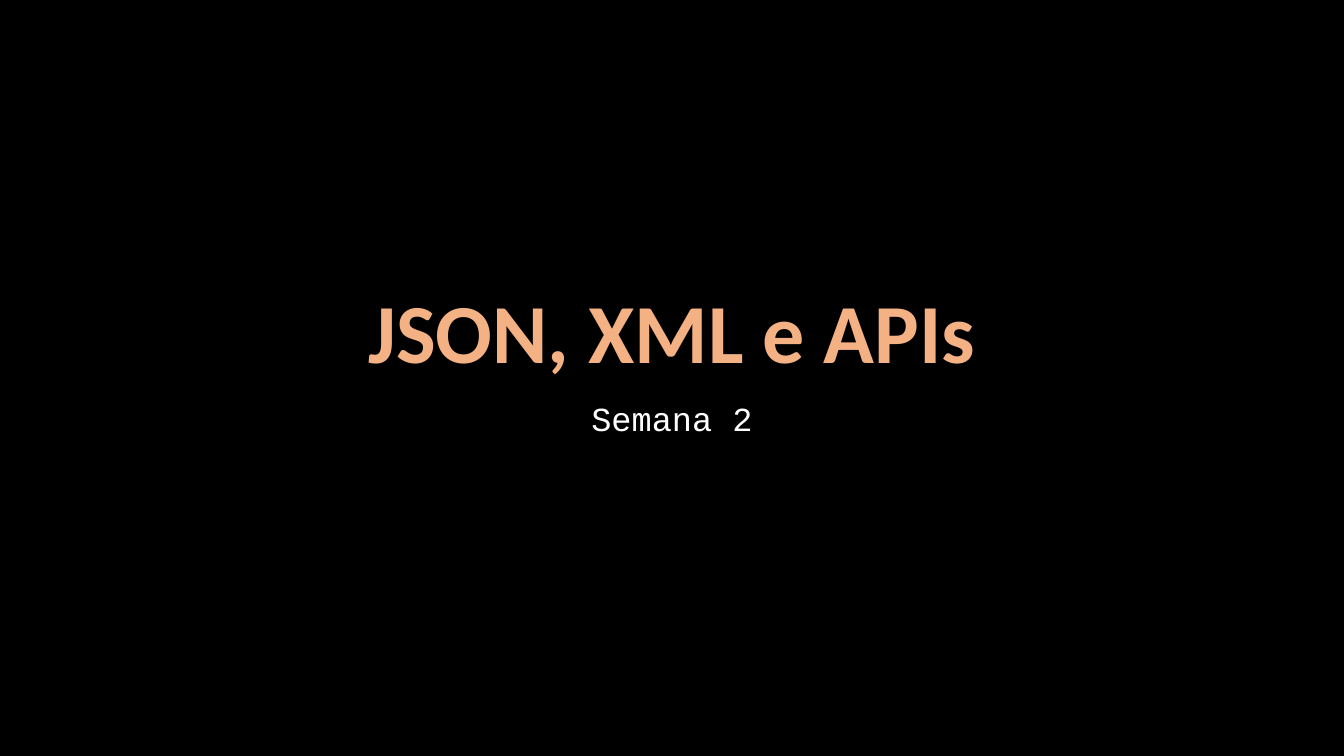
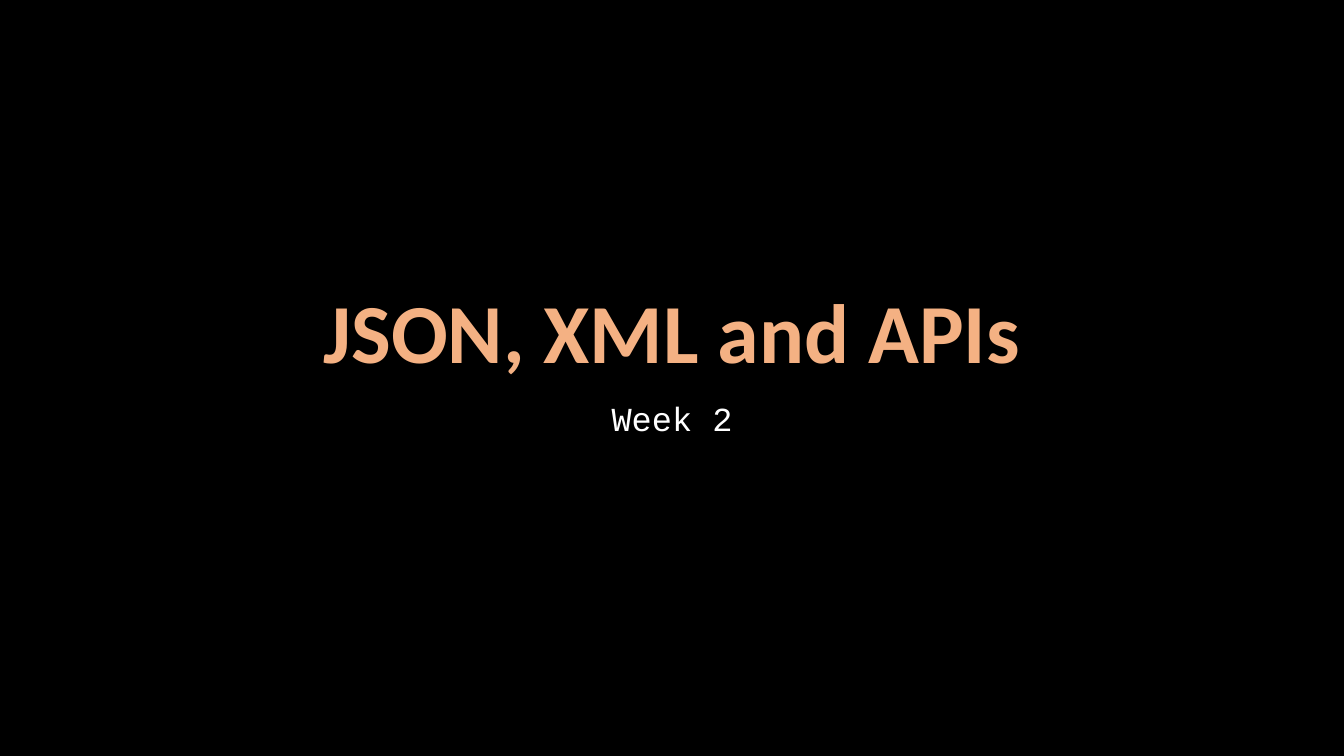
Before and after one commit to Java-Mooc/Advanced-Java, a slide deck: slide 1 of PPT/en/PPT3_-_JSON_XML_and_APIs.pptx. Drawn at 1344x756 pixels with LibreOffice and Linux fonts; fonts in the diff are those of the drawing. Boxes give left, top, right and bottom in pixels: in the first picture for what was removed or moved away, otherwise in the second. Text is boxed around its words. In the diff, an @@ line names an element or a change of style, - is before the commit and + after.

```diff
--- a/PPT/en/PPT3_-_JSON_XML_and_APIs.pptx
+++ b/PPT/en/PPT3_-_JSON_XML_and_APIs.pptx
@@ title at <box>324,304,1019,374</box>: text changed @@
-JSON, XML e APIs
+JSON, XML and APIs
@@ subtitle at <box>612,406,732,432</box>: text changed @@
-Semana 2
+Week 2
```
Also in this commit, not shown: 4 other slides changed, 31 other files.
